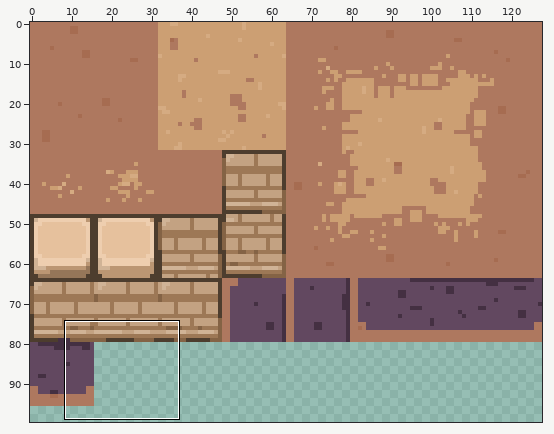
File history of a sprite sheet, Assets/Images/tileset.png. The first picture is a wide view before the edit; the outline marks the close-up.
Close-up. Before the commit:
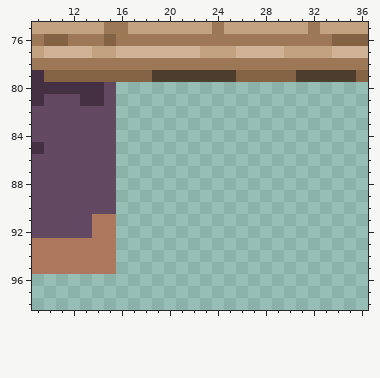
The file is 128x128 pixels. Colours within 5 levels of each other are drawn and written as one. Shown: x 9..36, y 75..98. The wide view leaves out empty margins.
Once edited:
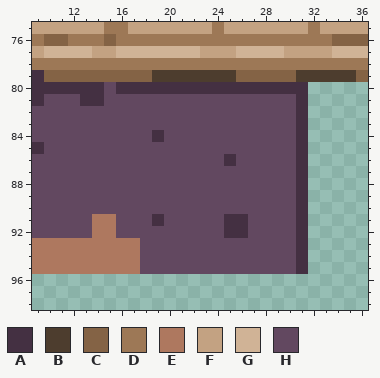
Palette (. is transparent): A #443042  B #4d3d2e  C #846345  D #9d7856  E #ae785f  F #c3a282  G #d0b396  H #624860
Diff:
Colour A now appears in row 80 at x 16 to 31; in rows 81 to 83 at x 31; in row 84 at x 19 and 31; in row 85 at x 31; in row 86 at x 25 and 31; in rows 87 to 90 at x 31.
Colour A now appears in row 91 at x 19, 25 to 26 and 31; in row 92 at x 25 to 26 and 31; in rows 93 to 95 at x 31.
Colour E now appears in rows 93 to 95 at x 16 to 17.
Colour H now appears in rows 81 to 83 at x 16 to 30; in row 84 at x 16 to 18 and 20 to 30; in row 85 at x 16 to 30; in row 86 at x 16 to 24 and 26 to 30; in rows 87 to 90 at x 16 to 30; in row 91 at x 16 to 18, 20 to 24 and 27 to 30.
Colour H now appears in row 92 at x 16 to 24 and 27 to 30; in rows 93 to 95 at x 18 to 30.
